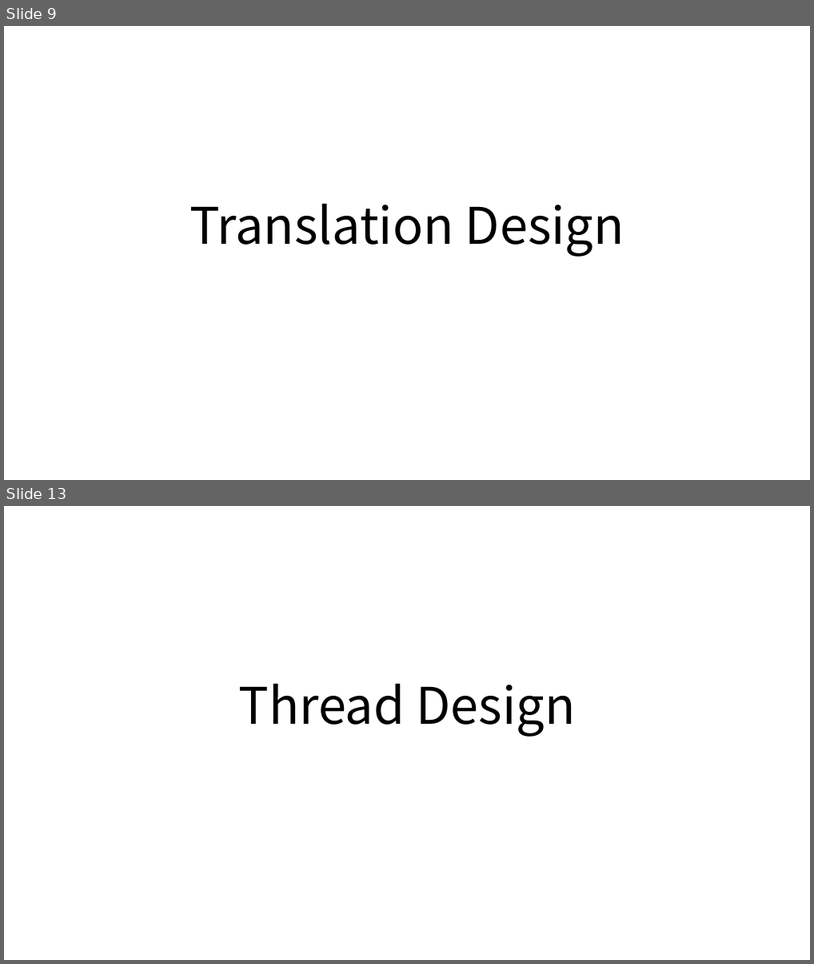
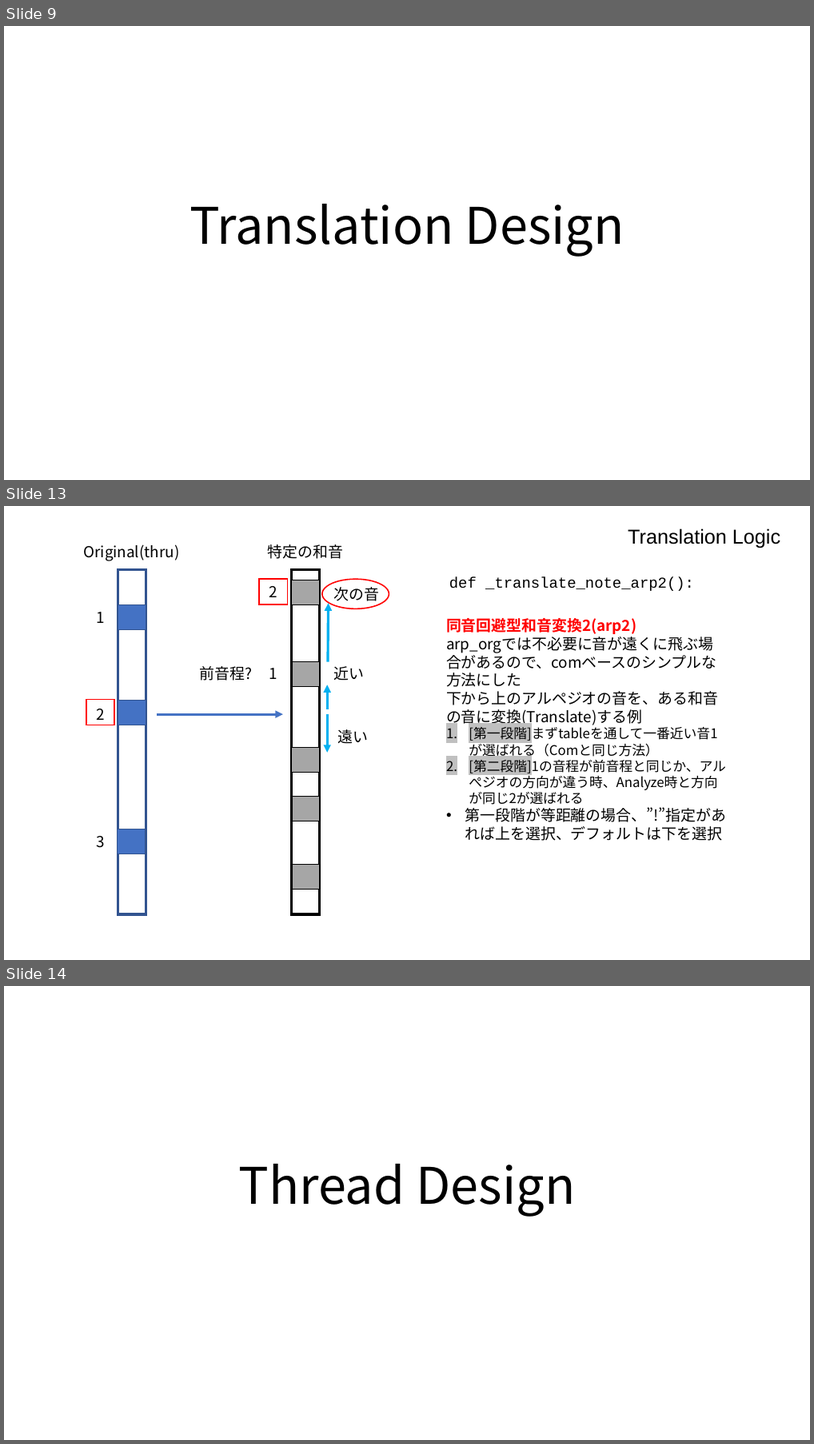
Before and after one commit to hasebems/Loopian_Rust, a slide deck: doc/design.pptx. Shown one above the other, each under a label of ours: slides 9 and 13 before the commit, slides 9, 13 and 14 after it; the slides between them are not shown. The pictures are 814x964 and 814x1444 pixels, drawn with LibreOffice and Linux fonts; fonts in the diff are those of the drawing. Boxes give left, top, right and bottom in pixels: in the first picture for what was removed or moved away, otherwise in the second. Text is boxed around its words. In the diff, an @@ line names an element or a change of style, - is before the commit and + after.

Commit message:
同音回避型のロジックを新しい方法に変更

```diff
--- a/doc/design.pptx
+++ b/doc/design.pptx
@@ slide 13 added at [4, 506, 810, 960], background #FFFFFF @@
@@ text added at [628, 528, 781, 548], 24 pt, text #000000 @@
+Translation Logic
@@ text added at [83, 544, 179, 561], 18 pt, text #000000 @@
+Original(thru)
@@ text added at [268, 544, 343, 559], 18 pt, text #000000 @@
+特定の和音
@@ rectangle added at [118, 569, 146, 914], outline #325491 3 pt @@
@@ rectangle added at [292, 569, 320, 914], outline #000000 3 pt @@
@@ text added at [450, 576, 694, 591], 18 pt, text #000000 @@
+def _translate_note_arp2():
@@ rectangle added at [259, 579, 287, 605], outline #FF0000 1.5 pt @@
@@ text added at [270, 586, 278, 597], 18 pt, text #000000 @@
+2
@@ rectangle added at [292, 580, 320, 604], fill #A6A6A6, outline #000000 1 pt @@
@@ ellipse added at [322, 579, 390, 609], outline #FF0000 1.5 pt @@
@@ text added at [334, 587, 379, 604], 18 pt, text #000000 @@
+次の音
@@ text added at [96, 612, 104, 623], 18 pt, text #000000 @@
+1
@@ rectangle added at [118, 604, 146, 629], fill #4472C4, outline #325491 1 pt @@
@@ arrow added from (328, 661) to (328, 604), #00B0F0 3 pt @@
@@ text added at [446, 618, 726, 840], 18 pt, text #000000 @@
+同音回避型和音変換2(arp2)
+arp_orgでは不必要に音が遠くに飛ぶ場合があるので、comベースのシンプルな方法にした
+下から上のアルペジオの音を、ある和音の音に変換(Translate)する例
+1. [第一段階]まずtableを通して一番近い音1が選ばれる（Comと同じ方法）
+2. [第二段階]1の音程が前音程と同じか、アルぺジオの方向が違う時、Analyze時と方向が同じ2が選ばれる
+• 第一段階が等距離の場合、”!”指定があれば上を選択、デフォルトは下を選択
@@ text added at [200, 666, 253, 680], 18 pt, text #000000 @@
+前音程?
@@ text added at [270, 668, 278, 679], 18 pt, text #000000 @@
+1
@@ rectangle added at [292, 661, 320, 686], fill #A6A6A6, outline #000000 1 pt @@
@@ text added at [334, 666, 364, 680], 18 pt, text #000000 @@
+近い
@@ arrow added from (328, 709) to (328, 684), #00B0F0 3 pt @@
@@ rectangle added at [86, 700, 114, 725], outline #FF0000 1.5 pt @@
@@ text added at [96, 708, 104, 720], 18 pt, text #000000 @@
+2
@@ rectangle added at [118, 700, 146, 725], fill #4472C4, outline #325491 1 pt @@
@@ arrow added from (157, 714) to (283, 714), #4472C4 3 pt @@
@@ arrow added from (328, 714) to (328, 752), #00B0F0 3 pt @@
@@ text added at [338, 729, 368, 744], 18 pt, text #000000 @@
+遠い
@@ rectangle added at [292, 747, 320, 772], fill #A6A6A6, outline #000000 1 pt @@
@@ rectangle added at [292, 796, 320, 821], fill #A6A6A6, outline #000000 1 pt @@
@@ text added at [96, 836, 104, 848], 18 pt, text #000000 @@
+3
@@ rectangle added at [118, 829, 146, 854], fill #4472C4, outline #325491 1 pt @@
@@ rectangle added at [292, 864, 320, 889], fill #A6A6A6, outline #000000 1 pt @@
@@ what was slide 13 is now slide 14 @@
```
Also in this commit, not shown: 4 slides changed, 1 other file.
